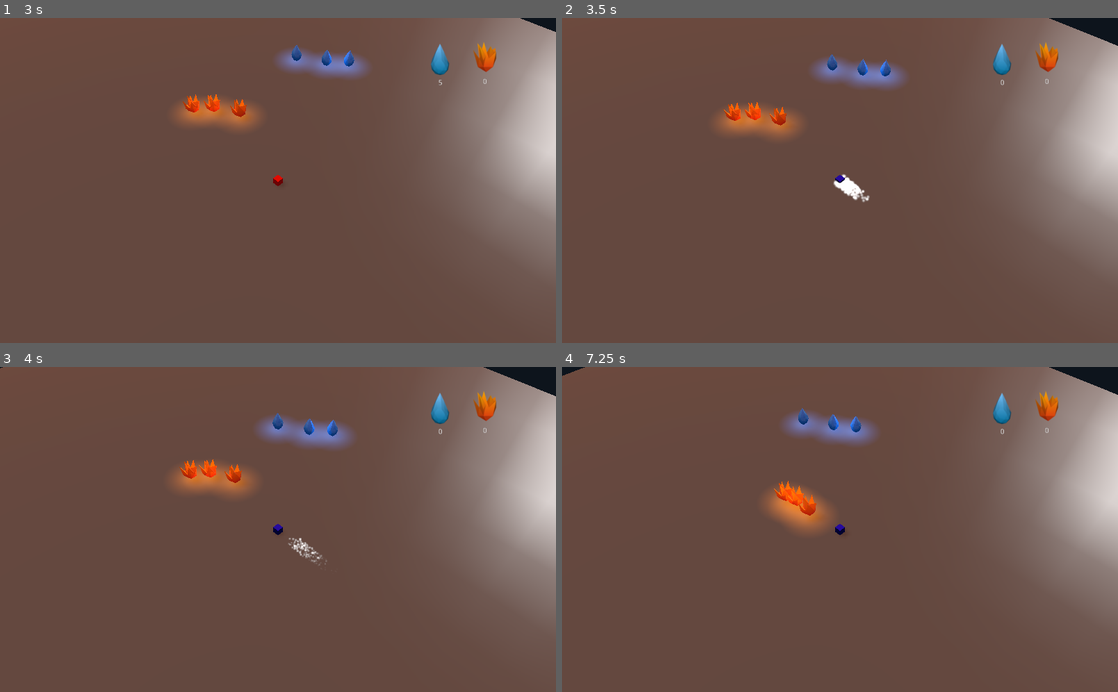
Above: before the commit, frames 1-4 (two rows, left to right).
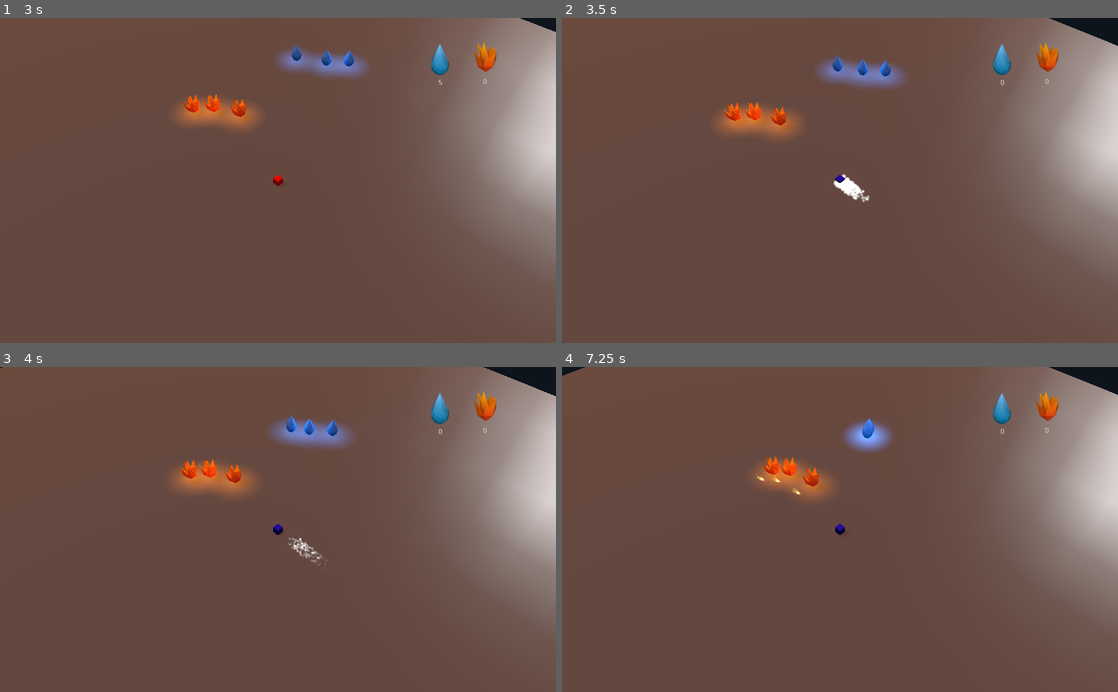
Above: after the commit, the same moments.

Repository: GameDrivenDesign/TurnSides
Game: Godot game, scene res://Game.tscn
The game is run twice, just before and just after one commit, with the same random seed, the same clock (stepped at 60 frames per second) and the same inputs.
Inputs:
- Up to frame 1 (3 s): tap Enter (ui_accept) at 0.5, 0.77, 1.52 s; hold Right (ui_right) 0.53-1.28 s; hold Down (ui_down) 1.28-2.03 s; hold Right (ui_right) 2.03-2.78 s; hold Up (ui_up) from 2.78 s (still down)
- Up to frame 2 (3.5 s): keep holding Up (ui_up); tap Enter (ui_accept) at 3.02 s
- Up to frame 3 (4 s): release Up (ui_up) at 3.53 s; hold Left (ui_left) from 3.53 s (still down); tap Enter (ui_accept) at 3.77 s
- Up to frame 4 (7.25 s): tap Enter (ui_accept) at 4.52, 6.02, 6.77 s; release Left (ui_left) at 5.03 s; hold Down (ui_down) 5.03-5.78 s; hold Right (ui_right) 5.78-6.53 s; hold Up (ui_up) from 6.53 s (still down)

Frame 1 is identical in both runs. In frame 2, 0.2% of the frame differs, in the area x 45-54%, y 11-18%; in frame 3, 0.5%; in frame 4, 3.6%, in the area x 34-60%, y 12-51%.
Error before the commit: Invalid call. Nonexistent function 'takeDamage' in base 'KinematicBody (Player.gd)'. (res://FireElemental.gd:47)

Commit message:
Basic projectile shooting (frequency currently broken)

Diff:
--- a/Elemental.gd
+++ b/Elemental.gd
@@ -2,13 +2,16 @@
 
 signal im_dead(deadObject)
 
+const WEAPON_COOLDOWN_TIME = 300
+
+var weapon_cooldown = 0
 var passiveTarget
 var enemyList = []
 var state
 var strength = 10
 var speed = 3
 var hp = 100
-var attackRange = 10
+var attackRange = 50
 
 var proximitySphere
 
@@ -32,6 +35,9 @@
 	if(state == elementalState.aggressive):
 		attackTarget(delta)
 
+	if weapon_cooldown > 0:
+		weapon_cooldown -= delta
+
 func walkToTarget(delta):
 	var direction
 	if(state == elementalState.passive):
@@ -42,9 +48,16 @@
 		translation = translation + direction.normalized() * speed * delta
 
 func attackTarget(delta):
-	var direction = enemyList[0].translation - translation
-	if(direction.length() <= attackRange):
-		enemyList[0].takeDamage(strength * delta)
+	#var direction = enemyList[0].translation - translation
+	#if(direction.length() <= attackRange):
+	#	enemyList[0].takeDamage(strength * delta)
+	if weapon_cooldown <= 0:
+		print("HIT EM")
+		var projectile = preload("res://Projectile.tscn").instance()
+		projectile.translation = translation
+		#projectile.add_collision_exception_with(self)
+		get_parent().add_child(projectile)
+		weapon_cooldown = WEAPON_COOLDOWN_TIME
 
 func takeDamage(dmg):
 	hp = hp - dmg
--- a/Projectile.gd
+++ b/Projectile.gd
@@ -5,21 +5,24 @@
 # var b = "textvar"
 const FIRE_GROUP = "FireElemental"
 const WATER_GROUP = "WaterElemental"
+const SPEED = 1
 var damage = 20
+var my_group
 
 func _ready():
 	# Called every time the node is added to the scene.
 	# Initialization here
 	pass
 
-#func _process(delta):
-#	# Called every frame. Delta is time since last frame.
-#	# Update game logic here.
-#	pass
+func _physics_process(delta):
+	translate_object_local(delta * Vector3(0, 0, SPEED))
 
+func shoot_at(position, from_group):
+	my_group = from_group
+	look_at(position, Vector3(0, 1, 0))
 
 func _on_Projectile_body_entered(body):
-	if ((body.is_in_group(FIRE_GROUP) and self.is_in_group(WATER_GROUP)) or
-		(body.is_in_group(WATER_GROUP) and self.is_in_group(FIRE_GROUP))):#error
+	if ((body.is_in_group(FIRE_GROUP) and my_group) or
+		(body.is_in_group(WATER_GROUP) and my_group)):
 		body.take_damage(damage)
-	pass # replace with function body
+		queue_free()
--- a/Projectile.tscn
+++ b/Projectile.tscn
@@ -161,6 +161,7 @@
 
 [node name="Particles" type="Particles" parent="." index="1"]
 
+transform = Transform( -1, 0, -3.25841e-07, 0, 1, 0, 3.25841e-07, 0, -1, 0, 0, 0 )
 layers = 1
 material_override = null
 cast_shadow = 1
@@ -183,9 +184,9 @@
 visibility_aabb = AABB( -4, -4, -4, 8, 8, 8 )
 local_coords = true
 draw_order = 0
-process_material = SubResource( 2 )
+process_material = SubResource( 6 )
 draw_passes = 1
-draw_pass_1 = SubResource( 4 )
-_sections_unfolded = [ "Draw Passes", "Process Material" ]
+draw_pass_1 = SubResource( 8 )
+_sections_unfolded = [ "Draw Passes", "Process Material", "Transform" ]
 
 [connection signal="body_entered" from="." to="." method="_on_Projectile_body_entered"]
Not shown: 4 places in Projectile.tscn that only renumber resources
Not shown, changed: assets/firelemental.blend
